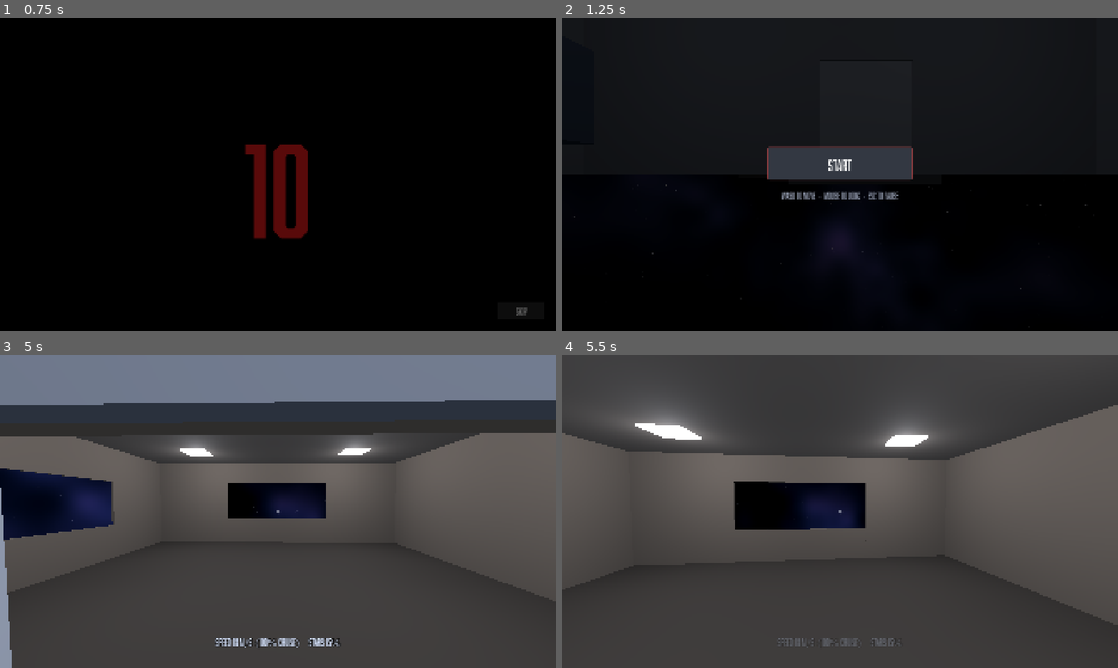
Above: before the commit, frames 1-4 (two rows, left to right).
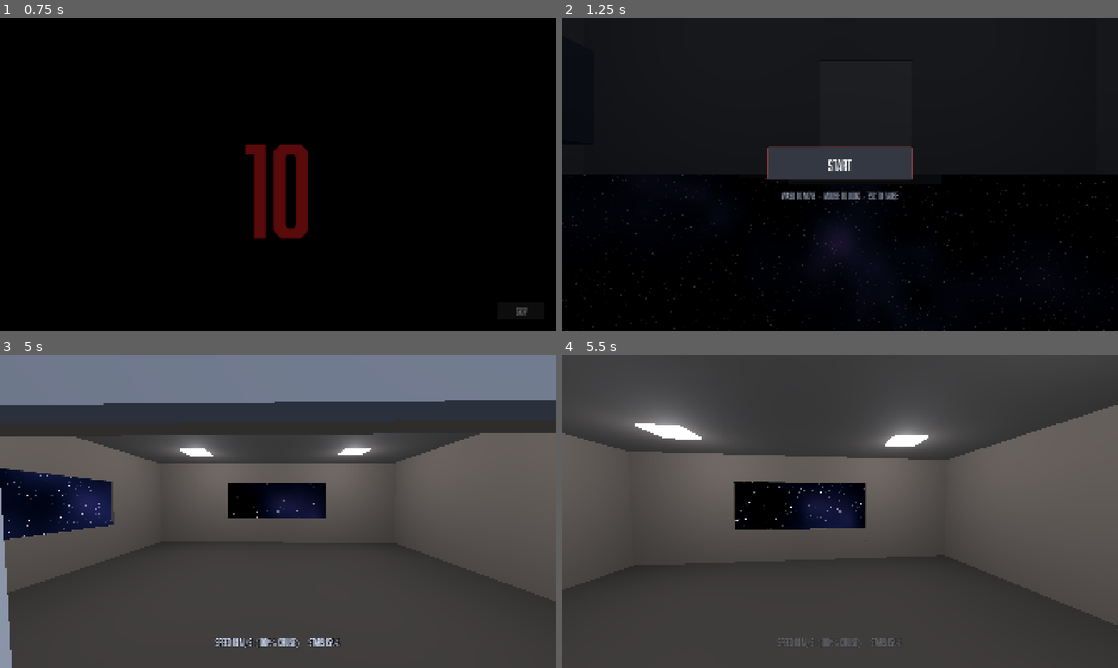
Above: after the commit, the same moments.

Repository: Joony/gmtk-game-jam-2026
Game: Godot game, scene res://scenes/intro.tscn
Two runs of this game, one before a commit and one after it. Both use one fixed random seed, a clock stepped at 60 frames per second and the inputs below.
Inputs (mouse positions are in pixels of both pictures, inside the frame that each line leads up to):
- Up to frame 1 (0.75 s): click "Skip" at 0.5 s
- Up to frame 2 (1.25 s): no input
- Up to frame 3 (5 s): click "START" at 1.25 s; tap Enter at 2 s; move the mouse to (305, 511) at 2.02 s; hold E (interact) 2.03-2.78 s; hold W (forward) from 2.03 s (still down); tap Space (jump) at 2.27, 3.02, 4.52 s; move the mouse to (250, 511) at 2.77 s; tap [ (stars_fewer) at 2.85 s; move the mouse to (289, 505) at 3.52 s; hold ] (stars_more) 3.53-4.28 s; move the mouse to (272, 517) at 4.27 s; click (272, 517) at 4.35 s
- Up to frame 4 (5.5 s): keep holding W (forward); move the mouse to (878, 514) at 5.02 s; hold E (interact) from 5.03 s (still down); tap Space (jump) at 5.27 s

Frame 1 is identical in both runs. In frame 2, 0.3% of the frame differs, in the area x 0-100%, y 50-100%; in frame 3, 0.1%; in frame 4, less than 0.1%.

Commit message:
Add a distant star layer so the near field has something to move against
Parallax was already depth-dependent, but the field ended at far_distance so
everything eventually streamed past - there was no stable reference. A shell of
stars at ~60km now sits behind it: their parallax over a voyage is a fraction of
a cell, so one sample per ray suffices, and they do not streak, so at speed the
near stars smear into lines while these stay as points.

Density is angular rather than world-space so the distant sky fills out
independently of the 15% near density. The shell also let field_stretch_with_speed
drop from 0.35 to 0.2, recovering some sense of speed.

Co-Authored-By: Claude Fable 5 <noreply@anthropic.com>

Diff:
--- a/assets/shaders/starfield.gdshader
+++ b/assets/shaders/starfield.gdshader
@@ -36,6 +36,19 @@
 uniform float nebula_width : hint_range(0.05, 1.0) = 0.55;
 uniform float nebula_scale : hint_range(0.5, 12.0) = 3.0;
 
+// --- Distant layer ---------------------------------------------------------------
+// A shell of stars far enough away that they barely shift at any ship speed — the
+// stable backdrop the near field moves AGAINST, which is what makes the near stars
+// read as fast. No marching: at this range every star is effectively on one shell, so
+// a single sample per ray is enough and costs one hash. They also do not streak, so at
+// warp the near stars smear into lines while these stay as points.
+uniform float far_layer_distance = 60000.0;
+/// Angular size of a far-layer cell, in radians — this sets how many distant stars
+/// there are, independent of the near field's world-space grid.
+uniform float far_layer_angular_cell : hint_range(0.004, 0.2) = 0.016;
+uniform float far_layer_density : hint_range(0.0, 1.0) = 0.8;
+uniform float far_layer_brightness : hint_range(0.0, 2.0) = 0.75;
+
 /// The destination, drawn as a soft point of light ahead. Brightness 0 hides it.
 uniform float destination_brightness : hint_range(0.0, 4.0) = 0.0;
 uniform float destination_size : hint_range(0.0005, 0.2) = 0.02;
@@ -180,6 +193,25 @@
 		}
 	}
 
+	// Distant shell. Same maths, one sample: these are so far off that their parallax
+	// over a whole voyage is a fraction of a cell, so there is nothing to march through.
+	if (far_layer_brightness > 0.001) {
+		float shell_cell = far_layer_distance * far_layer_angular_cell;
+		vec3 shell_id = floor((eye + ray * far_layer_distance) / shell_cell);
+		vec3 shell_rnd = hash33(shell_id + vec3(97.31));
+		if (shell_rnd.z <= far_layer_density) {
+			float shell_margin = clamp(star_angular_size / far_layer_angular_cell * 1.5, 0.004, 0.25);
+			vec3 shell_star = (shell_id + shell_rnd * (1.0 - 2.0 * shell_margin) + vec3(shell_margin)) * shell_cell;
+			vec3 shell_rel = shell_star - eye;
+			float shell_along = dot(shell_rel, ray);
+			if (shell_along > 1.0) {
+				float shell_angle = length(shell_rel - ray * shell_along) / shell_along;
+				col += vec3(smoothstep(star_angular_size, 0.0, shell_angle)
+					* (0.30 + 0.70 * shell_rnd.x) * far_layer_brightness);
+			}
+		}
+	}
+
 	// Destination ahead: a soft disc on the travel axis, driven by step 12's distance.
 	if (destination_brightness > 0.001) {
 		float aim = max(dot(ray, dir), 0.0);
--- a/scripts/level/ship_motion.gd
+++ b/scripts/level/ship_motion.gd
@@ -50,7 +50,7 @@
 # 0 keeps the old behaviour and the full sense of speed but short-lived stars; 1.0 makes
 # stars maximally persistent but flattens the speed sensation. The streaking carries the
 # speed impression either way.
-@export_range(0.0, 1.0) var field_stretch_with_speed: float = 0.35
+@export_range(0.0, 1.0) var field_stretch_with_speed: float = 0.2
 @export var base_cell_size: float = 45.0
 @export var base_near_distance: float = 15.0
 @export var base_far_distance: float = 700.0
--- a/tests/smoke_space_windows.gd
+++ b/tests/smoke_space_windows.gd
@@ -62,7 +62,8 @@
 	var uniforms: Array[String] = []
 	for uniform in material.shader.get_shader_uniform_list():
 		uniforms.append(uniform["name"])
-	for required in ["nebula_pole", "nebula_color", "nebula_strength", "nebula_width"]:
+	for required in ["nebula_pole", "nebula_color", "nebula_strength", "nebula_width",
+			"far_layer_distance", "far_layer_angular_cell", "far_layer_density", "far_layer_brightness"]:
 		_check("shader exposes %s" % required, uniforms.has(required))
 
 	# Windows must build NO pane — a pane would hide anything outside the hull.
Not shown, changed: TODO.md
Not shown, changed: docs/features/space-exterior.md
